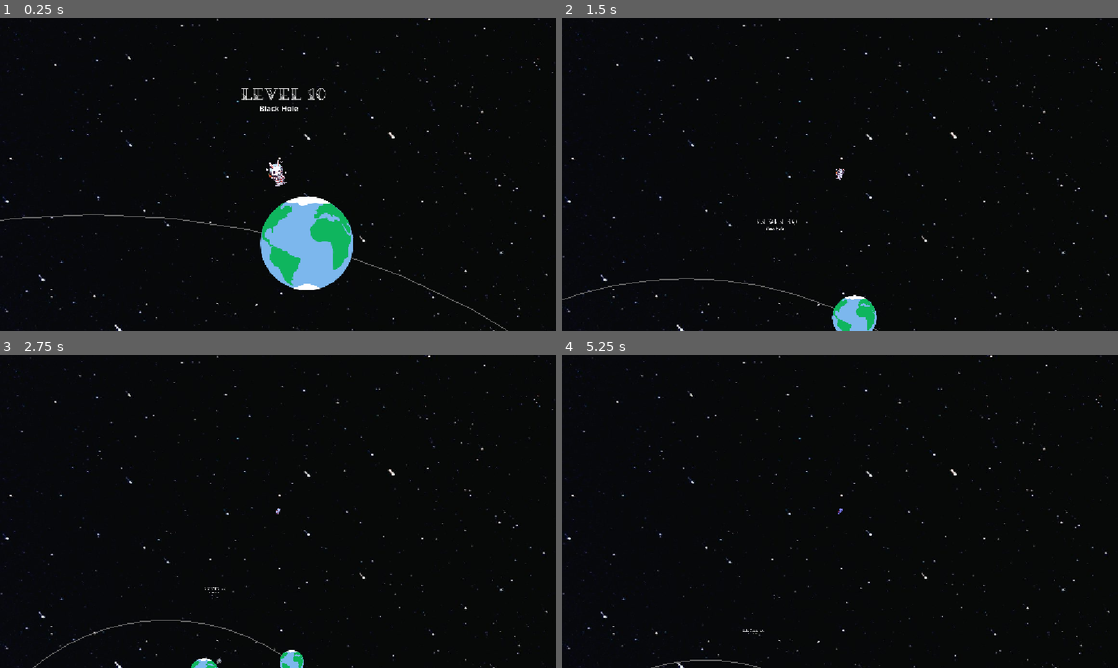
Above: before the commit, frames 1-4 (two rows, left to right).
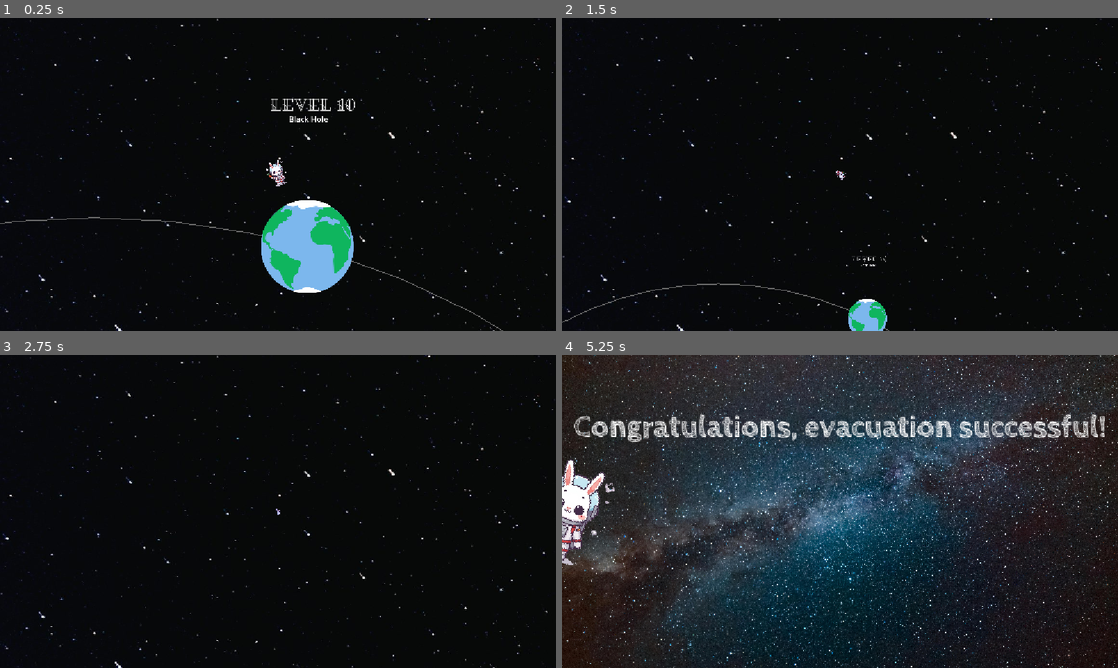
Above: after the commit, the same moments.

Repository: Dandandooo/planet-hopper
Game: Godot game, scene res://levels/level10.tscn
The game is run twice, just before and just after one commit, with the same random seed, the same clock (stepped at 60 frames per second) and the same inputs. This scene is started directly instead of the project's main scene. Sound files missing from this copy of the repository are replaced by a short silence.
Inputs (mouse positions are in pixels of both pictures, inside the frame that each line leads up to):
- Up to frame 1 (0.25 s): no input
- Up to frame 2 (1.5 s): tap Enter (ui_accept) at 0.5 s; move the mouse to (962, 158) at 0.52 s; hold Right (right) 0.53-1.28 s; tap Space (jump) at 0.6, 0.77, 1.07 s; click (962, 158) at 0.67 s; move the mouse to (728, 190) at 1.27 s; hold Down (ui_down) from 1.28 s (still down); tap E (radio) at 1.35 s
- Up to frame 3 (2.75 s): tap Space (jump) at 1.52, 1.55, 1.82, 2.3 s; move the mouse to (333, 442) at 2.02 s; release Down (ui_down) at 2.03 s; hold Right (right) from 2.03 s (still down); tap F at 2.1 s
- Up to frame 4 (5.25 s): move the mouse to (812, 574) at 2.77 s; release Right (right) at 2.78 s; hold Up (ui_up) 2.78-3.53 s; tap Space (jump) at 2.85, 3.02, 3.32, 3.77, 3.8, 4.07, 4.52, 4.55, 4.82, 5.1 s; click (812, 574) at 2.92 s; move the mouse to (1006, 558) at 3.52 s; hold Left (left) 3.53-5.03 s; tap E (radio) at 3.6 s; move the mouse to (673, 464) at 4.27 s; tap F at 4.35 s; move the mouse to (867, 511) at 5.02 s; hold Down (ui_down) from 5.03 s (still down); click (867, 511) at 5.17 s

The runs differ from the first frame. In frame 1, 2.1% of the frame differs, in the area x 0-92%, y 22-100%; in frame 2, 1.2%; in frame 3, 0.5%; in frame 4, 82%, in the area x 0-100%, y 0-100%.

Commit message:
final demo

Diff:
--- a/components/bh.gd
+++ b/components/bh.gd
@@ -4,8 +4,8 @@
 
 # Called when the node enters the scene tree for the first time.
 func _ready() -> void:
-	mass = 500
 	$Area2D.body_entered.connect(_win)
+	$AnimatedSprite2D.play()
 
 # Called every frame. 'delta' is the elapsed time since the previous frame.
 func _win(body: Node) -> void:
--- a/components/planet.gd
+++ b/components/planet.gd
@@ -7,6 +7,7 @@
 var orbit_speed: float
 var orbit: bool
 @export var moving: bool = true
+@onready var radius: float = ($Surface.shape as CircleShape2D).radius
 
 func _ready() -> void:
 	var star = get_parent() as Star
--- a/components/wabbit.gd
+++ b/components/wabbit.gd
@@ -56,9 +56,6 @@
 	# Only count time when game is not paused (time_scale == 1)
 	if GameState.current_level_index >= 1 and Engine.time_scale == 1:
 		GameState.time_spent += delta
-
-	if Input.is_action_pressed("debug"):
-		suffocate()
 
 	_zoom_to_planets()
 	_check_air_time(delta)
@@ -79,6 +76,9 @@
 				GameState.planets_reached_count += 1
 			var planet_vector = global_position - current_planet.global_position
 			current_planet_radius = planet_vector.length()
+			# TODO: get radius from planet
+			# current_planet_radius = current_planet.radius * 1.01 * current_planet.transform.get_scale().length()
+
 			current_planet_angle = atan2(planet_vector.y, planet_vector.x)
 	else:
 		_walk(delta)
--- a/levels/level1.tscn
+++ b/levels/level1.tscn
@@ -35,7 +35,14 @@
 [node name="Wabbit" parent="." instance=ExtResource("2_b3oru")]
 top_level = true
 position = Vector2(142, 167)
+movespeed = null
+jumpspeed = null
+grav_strength = null
 double_jumps = 0
+thruster_on_time = null
+max_air_time = null
+zoom_default_factor = null
+zoom_out_factor = null
 
 [node name="Star" parent="." instance=ExtResource("3_61w3m")]
 position = Vector2(-2164, 780)
--- a/levels/level10.tscn
+++ b/levels/level10.tscn
@@ -10,6 +10,7 @@
 [ext_resource type="PackedScene" uid="uid://qwry8a8465u4" path="res://components/geyser.tscn" id="8_8bhgk"]
 [ext_resource type="PackedScene" uid="uid://cnwn1hmwygwlf" path="res://components/wabbit.tscn" id="8_nf8gw"]
 [ext_resource type="FontFile" uid="uid://b8vopmule5iep" path="res://assets/fonts/FairwaterDecoSerif-Regular.otf" id="9_6rd6v"]
+[ext_resource type="PackedScene" uid="uid://c2mnrxsxho8yx" path="res://components/bh.tscn" id="11_mv8ey"]
 
 [sub_resource type="Theme" id="Theme_k6mdx"]
 default_font = ExtResource("9_6rd6v")
@@ -77,6 +78,23 @@
 position = Vector2(763, -3239)
 mass = 10.0
 
+[node name="Label2" type="Label" parent="Star/Planet3"]
+offset_left = -153.0
+offset_top = -631.0
+offset_right = 202.0
+offset_bottom = -540.0
+theme = SubResource("Theme_k6mdx")
+text = "Level 10"
+
+[node name="Label" type="Label" parent="Star/Planet3"]
+offset_left = -164.0
+offset_top = -551.0
+offset_right = 174.0
+offset_bottom = -504.0
+theme_override_font_sizes/font_size = 32
+text = "Black Hole"
+horizontal_alignment = 1
+
 [node name="Planet4" parent="Star" instance=ExtResource("4_80amw")]
 position = Vector2(-236, 702)
 scale = Vector2(0.5, 0.5)
@@ -86,30 +104,8 @@
 position = Vector2(0, -150)
 launch_strength = 8000
 
-[node name="Planet5" parent="Star" instance=ExtResource("4_80amw")]
-position = Vector2(-65, -12000)
-scale = Vector2(1.5, 1.5)
-moving = false
-
 [node name="Wabbit" parent="." instance=ExtResource("8_nf8gw")]
 position = Vector2(-13, -4179)
-
-[node name="Label2" type="Label" parent="."]
-offset_left = -161.0
-offset_top = -4465.0
-offset_right = 194.0
-offset_bottom = -4374.0
-theme = SubResource("Theme_k6mdx")
-text = "Level 10"
-
-[node name="Label" type="Label" parent="."]
-offset_left = -172.0
-offset_top = -4385.0
-offset_right = 166.0
-offset_bottom = -4338.0
-theme_override_font_sizes/font_size = 32
-text = "Black Hole"
-horizontal_alignment = 1
 
 [node name="Label3" type="Label" parent="."]
 offset_left = -777.0
@@ -121,3 +117,8 @@
 |
 |
 "
+
+[node name="BlackHole" parent="." instance=ExtResource("11_mv8ey")]
+position = Vector2(-847, -12588)
+scale = Vector2(5, 5)
+mass = 1000.0
--- a/levels/navigation_map.gd
+++ b/levels/navigation_map.gd
@@ -74,7 +74,7 @@
 
 func _on_level_button_pressed(level_number: int) -> void:
 	# LevelButton_1 goes to index 1 (level1.tscn), etc.
-	GameState.go_to_level(level_number)
+	GameState.go_to_level(level_number - 1)
 
 
 func _on_back_pressed() -> void:
Not shown: 1 places in levels/level10.tscn that only renumber resources
